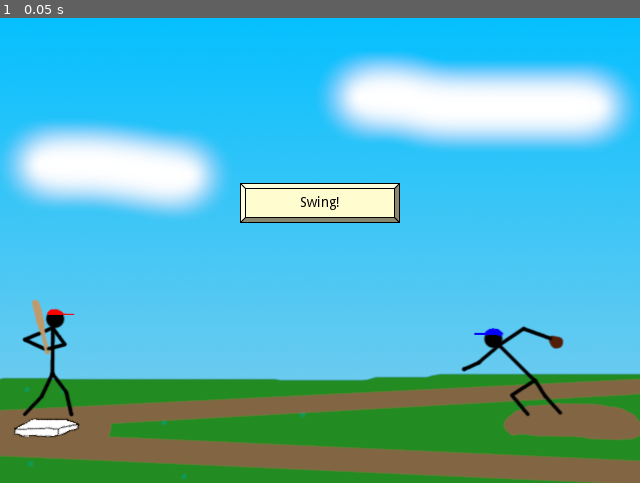
Above: before the commit, frame 1.
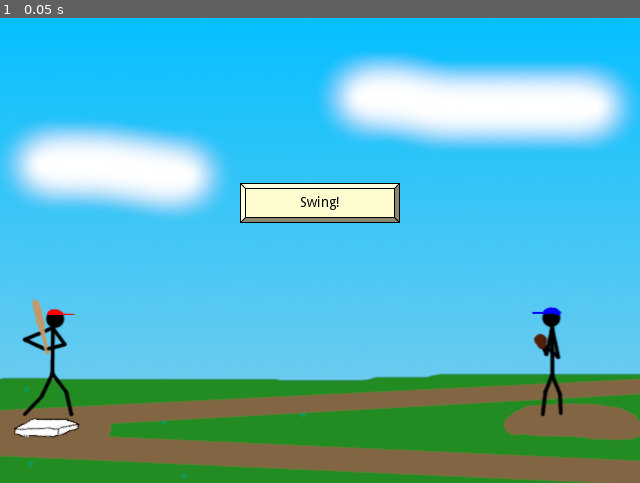
Above: after the commit, the same moment.

Repository: swashdev/minigame-madness
Game: Godot game, scene res://mini/baseball/scenes/baseball_minigame.tscn
Same seed, same stepped clock (60 frames per second), same inputs: the game is played once before the commit and once after it. This scene is started directly instead of the project's main scene.
Inputs:
- Up to frame 1 (0.05 s): no input

The runs differ from the first frame. In frame 1, 1.0% of the frame differs, in the area x 72-89%, y 62-86%.

Commit message:
reset default pitcher animation.
The pitcher position test animation is no longer needed, so this commit
sets the pitcher's default animation back to "default."

Diff:
--- a/mini/baseball/scenes/characters/baseball_pitcher.tscn
+++ b/mini/baseball/scenes/characters/baseball_pitcher.tscn
@@ -30,4 +30,3 @@
 
 [node name="BaseballPitcher" type="AnimatedSprite"]
 frames = SubResource( 1 )
-animation = "pitch_position_test"
